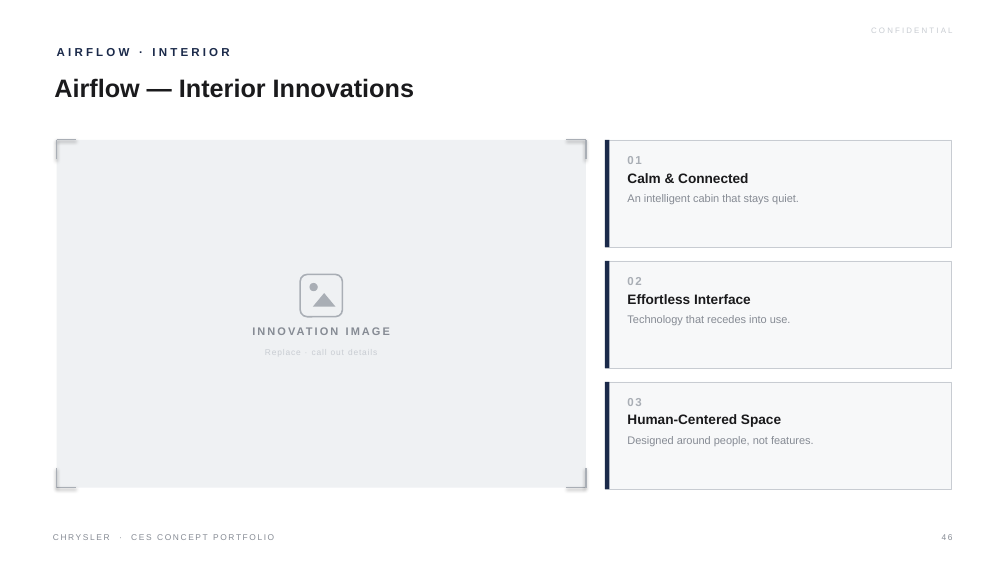
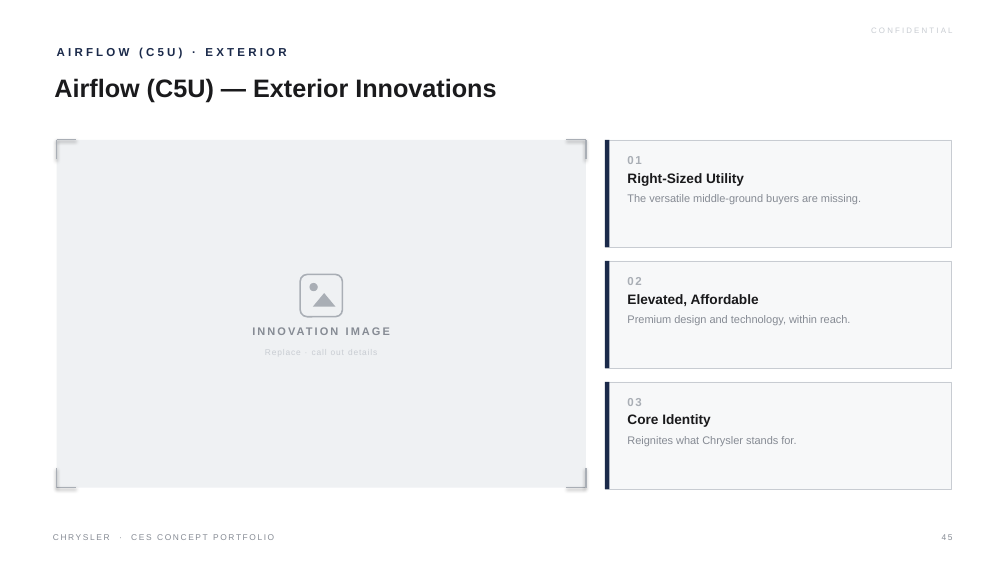
Before and after one commit to LG-Succe55/CLAUDE, a slide deck: slide 45 of Chrysler_CES_Concept_Portfolio.pptx (slide 46 before the commit). Drawn at 1008x567 pixels with LibreOffice and Linux fonts; fonts in the diff are those of the drawing. Boxes give left, top, right and bottom in pixels: in the first picture for what was removed or moved away, otherwise in the second. Text is boxed around its words. In the diff, an @@ line names an element or a change of style, - is before the commit and + after.

```diff
--- a/Chrysler_CES_Concept_Portfolio.pptx
+++ b/Chrysler_CES_Concept_Portfolio.pptx
@@ text at (x1=57, y1=47, x2=286, y2=59): text changed @@
-AIRFLOW · INTERIOR
+AIRFLOW (C5U) · EXTERIOR
@@ text at (x1=54, y1=78, x2=496, y2=102): text changed @@
-Airflow — Interior Innovations
+Airflow (C5U) — Exterior Innovations
@@ text at (x1=627, y1=173, x2=861, y2=204): text changed @@
-Calm & Connected
-An intelligent cabin that stays quiet.
+Right-Sized Utility
+The versatile middle-ground buyers are missing.
@@ text at (x1=627, y1=294, x2=850, y2=325): text changed @@
-Effortless Interface
-Technology that recedes into use.
+Elevated, Affordable
+Premium design and technology, within reach.
@@ text at (x1=627, y1=414, x2=796, y2=446): text changed @@
-Human-Centered Space
-Designed around people, not features.
+Core Identity
+Reignites what Chrysler stands for.
```
Also in this commit, not shown: 37 other slides changed, 2 slides added, 1 slide removed, 1 other file.
